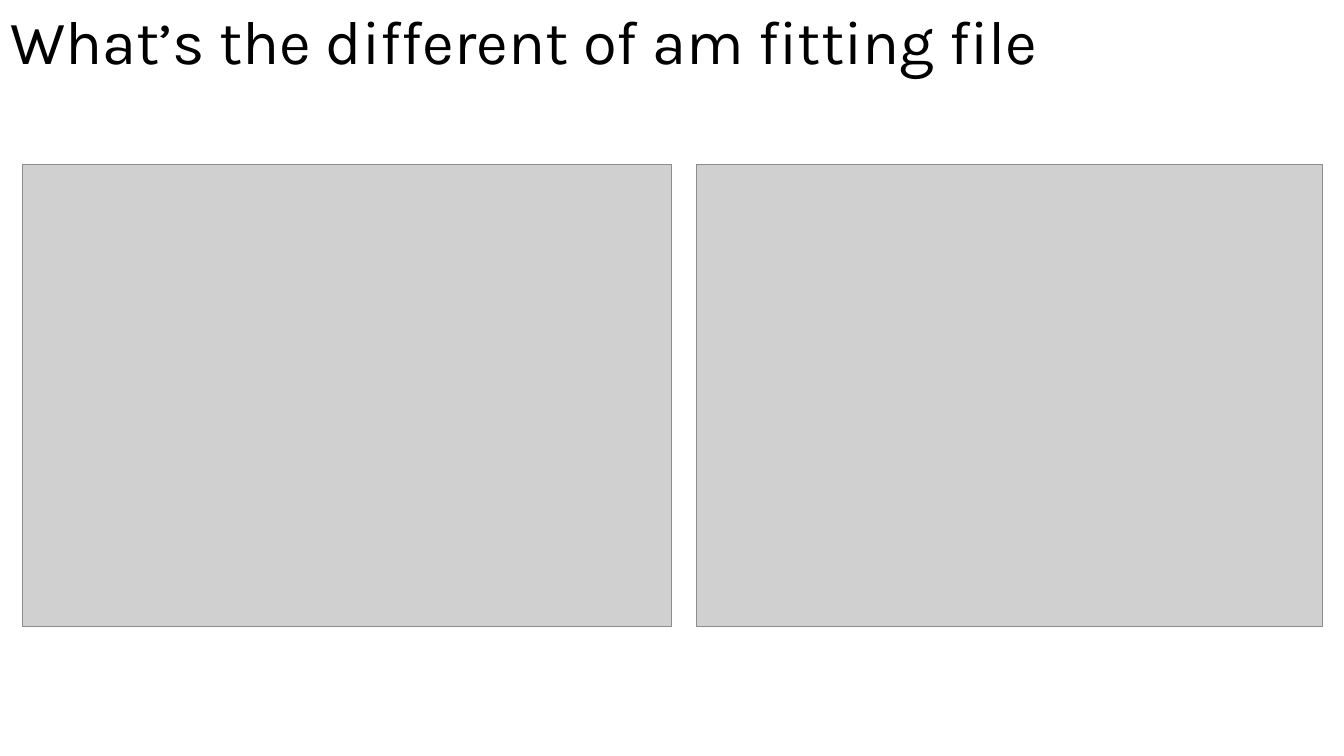
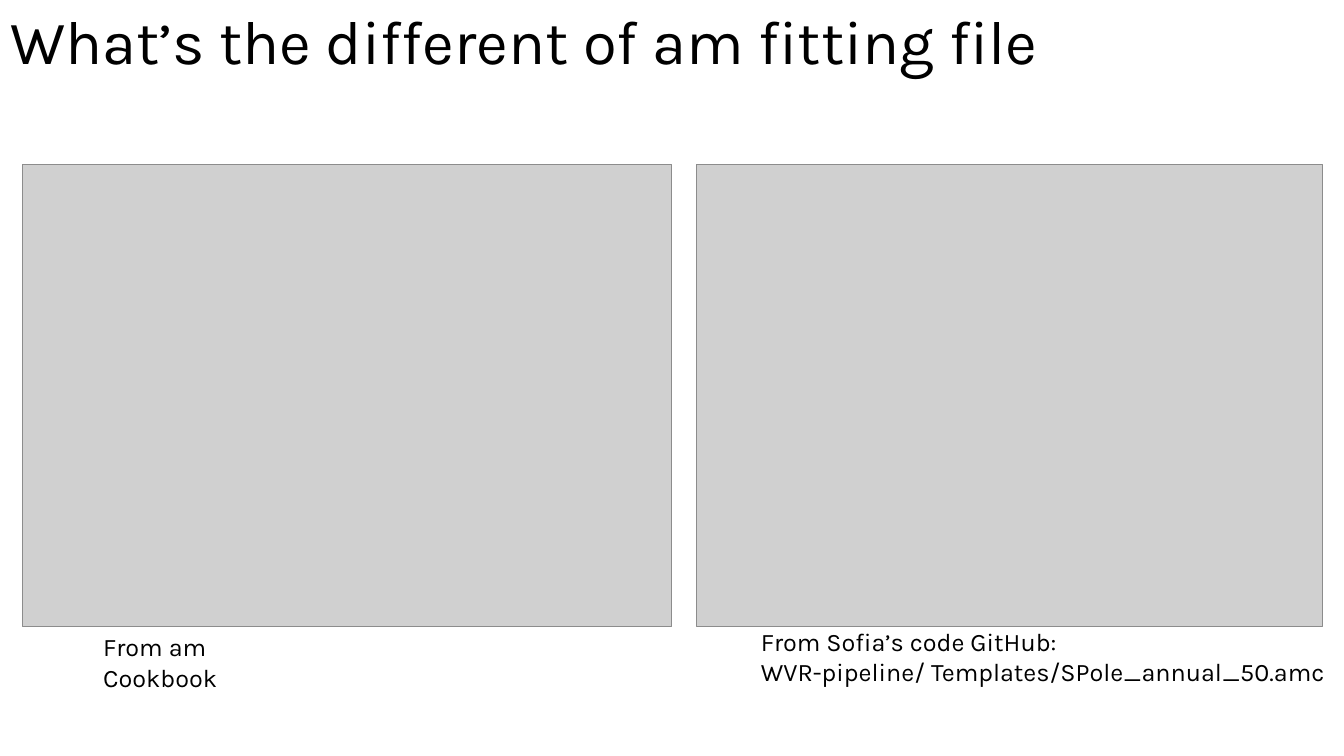
Before and after one commit to ReChen33/252Sum, a slide deck: slide 7 of Docs/meeting notes/0807.pptx (slide 3 before the commit). Drawn at 1344x756 pixels with LibreOffice and Linux fonts; fonts in the diff are those of the drawing; grey boxes stand for pictures. Boxes give left, top, right and bottom in pixels: in the first picture for what was removed or moved away, otherwise in the second. Text is boxed around its words. In the diff, an @@ line names an element or a change of style, - is before the commit and + after.

```diff
--- a/Docs/meeting notes/0807.pptx
+++ b/Docs/meeting notes/0807.pptx
@@ text added at (x1=103, y1=640, x2=217, y2=688), 18 pt, text #000000 @@
+From am Cookbook
@@ text added at (x1=761, y1=633, x2=1324, y2=687), 18 pt, text #000000 @@
+From Sofia’s code GitHub:
+WVR-pipeline/ Templates/SPole_annual_50.amc
```
Also in this commit, not shown: 3 other slides changed, 7 slides added, 4 slides removed, 17 other files.
